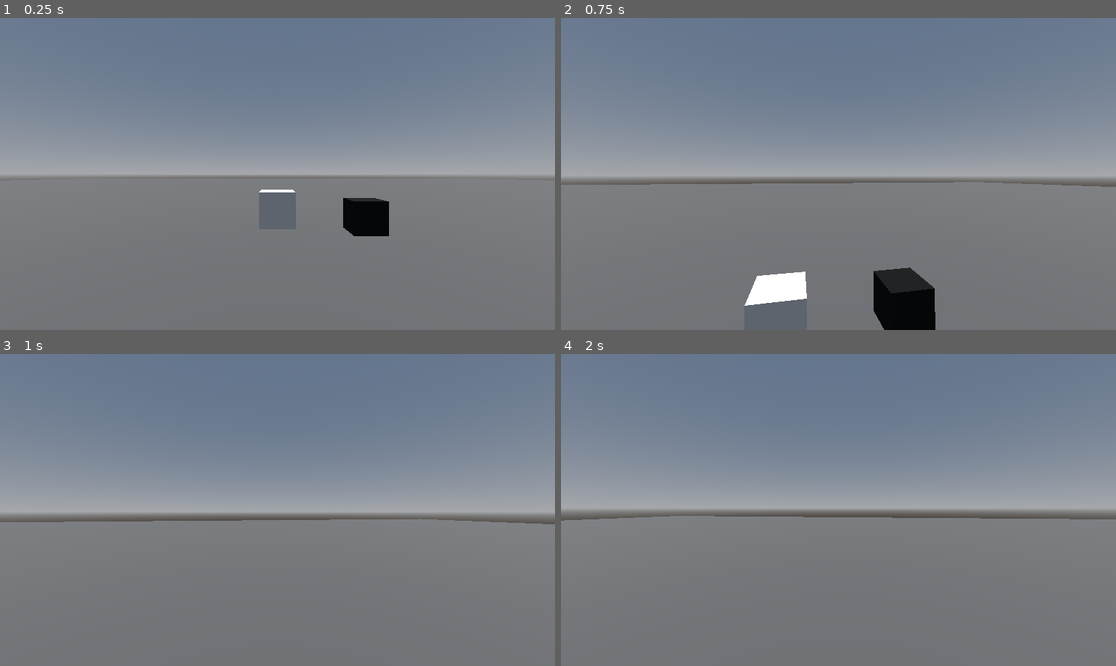
Above: before the commit, frames 1-4 (two rows, left to right).
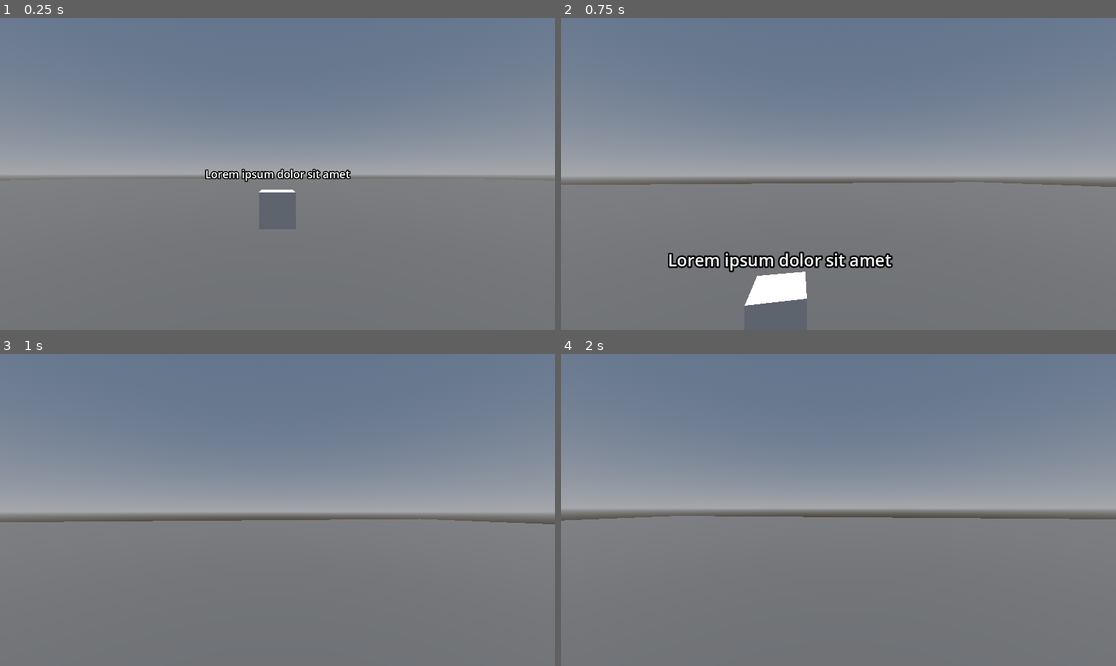
Above: after the commit, the same moments.

Repository: MASSHUU12/godot-interaction-system
Game: Godot game, scene res://example/Main.tscn
The game is run twice, just before and just after one commit, with the same random seed, the same clock (stepped at 60 frames per second) and the same inputs. Before the commit the project has no main scene; this scene is started directly in both runs.
Inputs (mouse positions are in pixels of both pictures, inside the frame that each line leads up to):
- Up to frame 1 (0.25 s): no input
- Up to frame 2 (0.75 s): tap Enter (ui_accept) at 0.5 s; move the mouse to (866, 174) at 0.52 s; hold W (move_forward) from 0.53 s (still down)
- Up to frame 3 (1 s): keep holding W (move_forward); tap Enter (ui_accept) at 0.77 s
- Up to frame 4 (2 s): keep holding W (move_forward); move the mouse to (810, 510) at 1.27 s; tap Enter (ui_accept) at 1.52 s

The runs differ from the first frame. In frame 1, 1.6% of the frame differs, in the area x 36-71%, y 48-70%; in frame 2, 3.4%, in the area x 19-68%, y 74-100%; in frame 3, nothing differs; in frame 4, nothing differs.

Commit message:
Updated Box

Diff:
--- a/example/Main.tscn
+++ b/example/Main.tscn
@@ -1,8 +1,7 @@
-[gd_scene load_steps=10 format=3 uid="uid://c1vp088a4k7fd"]
+[gd_scene load_steps=9 format=3 uid="uid://c1vp088a4k7fd"]
 
 [ext_resource type="PackedScene" uid="uid://ncwskhbj2tt2" path="res://example/player/Player.tscn" id="1_3l75f"]
 [ext_resource type="PackedScene" uid="uid://djwmf7epr38ev" path="res://example/interactable/box/Box.tscn" id="2_ofi63"]
-[ext_resource type="PackedScene" uid="uid://csjkgc42xfmin" path="res://example/interactable_prop/Prop.tscn" id="3_uiocp"]
 
 [sub_resource type="StandardMaterial3D" id="StandardMaterial3D_lef4p"]
 albedo_color = Color(0.4, 0.4, 0.4, 1)
@@ -53,8 +52,3 @@
 
 [node name="Box" parent="Interactable" instance=ExtResource("2_ofi63")]
 transform = Transform3D(1, 0, 0, 0, 1, 0, 0, 0, 1, 0, 1, -3)
-
-[node name="InteractableProp" type="Node3D" parent="."]
-
-[node name="Prop" parent="InteractableProp" instance=ExtResource("3_uiocp")]
-transform = Transform3D(1, 0, 0, 0, 1, 0, 0, 0, 1, 1.3579, 0.851441, -3.17575)
--- a/example/interactable/box/Box.gd
+++ b/example/interactable/box/Box.gd
@@ -1,15 +1,19 @@
 extends Interactable
 
 @onready var mesh_instance_3d: MeshInstance3D = $MeshInstance3D
+@onready var status: Label3D = $Status
 
 
 func _on_focused(_interactor: Interactor) -> void:
 	mesh_instance_3d.mesh.material.albedo_color = Color("red")
+	status.text = "Focused"
 
 
 func _on_unfocused(_interactor: Interactor) -> void:
 	mesh_instance_3d.mesh.material.albedo_color = Color("white")
+	status.text = "Unfocused"
 
 
 func _on_interacted(_interactor: Interactor) -> void:
 	mesh_instance_3d.rotate_x(45)
+	status.text = "Interacted"
--- a/example/interactable/box/Box.tscn
+++ b/example/interactable/box/Box.tscn
@@ -16,6 +16,11 @@
 collision_mask = 0
 script = ExtResource("1_k2qod")
 
+[node name="Status" type="Label3D" parent="."]
+transform = Transform3D(1, 0, 0, 0, 1, 0, 0, 0, 1, 0, 0.5, 0)
+billboard = 1
+text = "Lorem ipsum dolor sit amet"
+
 [node name="CollisionShape3D" type="CollisionShape3D" parent="."]
 shape = SubResource("BoxShape3D_oey0k")
 
--- a/project.godot
+++ b/project.godot
@@ -11,6 +11,7 @@
 [application]
 
 config/name="godot-interaction"
+run/main_scene="res://example/Main.tscn"
 config/features=PackedStringArray("4.1", "Forward Plus")
 config/icon="res://icon.svg"
 
